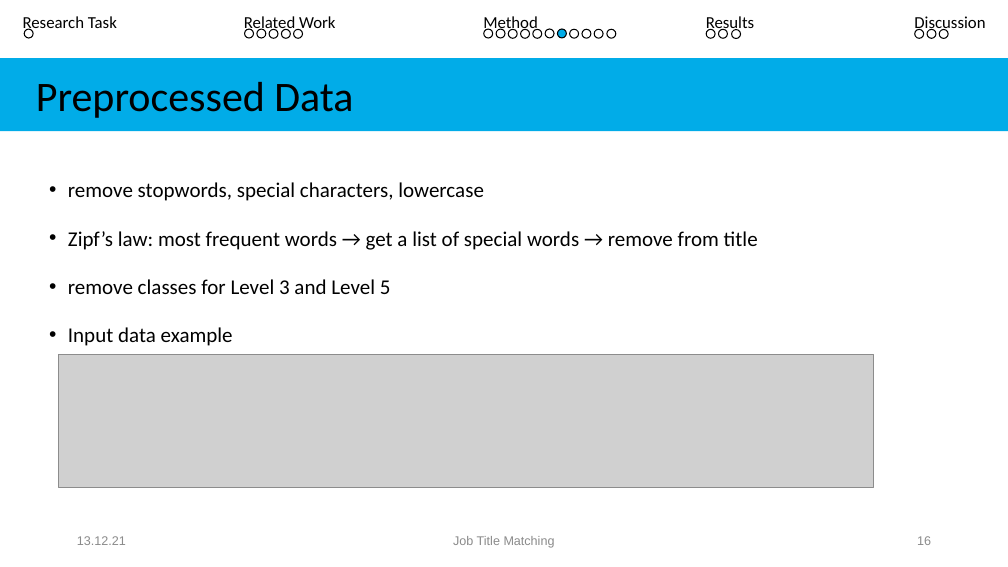
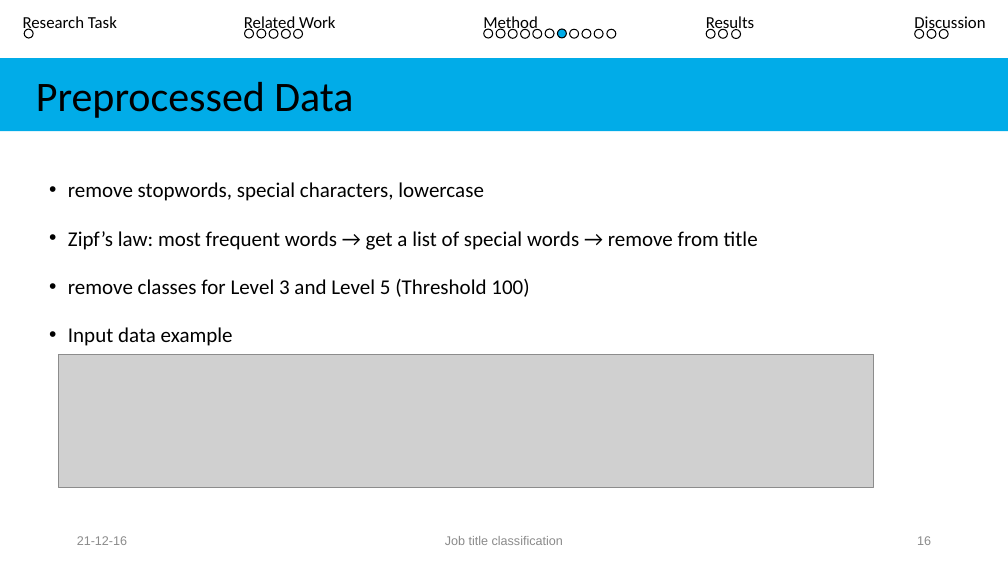
Before and after one commit to Rahkakavee/job-title-matching, a slide deck: slide 16 of presentation/Kolloquium.pptx. Drawn at 1008x567 pixels with LibreOffice and Linux fonts; fonts in the diff are those of the drawing; grey boxes stand for pictures. Boxes give left, top, right and bottom in pixels: in the first picture for what was removed or moved away, otherwise in the second. Text is boxed around its words. In the diff, an @@ line names an element or a change of style, - is before the commit and + after.

```diff
--- a/presentation/Kolloquium.pptx
+++ b/presentation/Kolloquium.pptx
@@ text at <box>68,279,529,297</box>: text changed @@
-• remove classes for Level 3 and Level 5
+• remove classes for Level 3 and Level 5 (Threshold 100)
@@ text at <box>77,536,127,545</box>: text changed @@
-13.12.21
+21-12-16
@@ text at <box>445,536,563,545</box>: text changed @@
-Job Title Matching
+Job title classification
```
Also in this commit, not shown: 32 other slides changed, 4 slides added, 4 other files.
